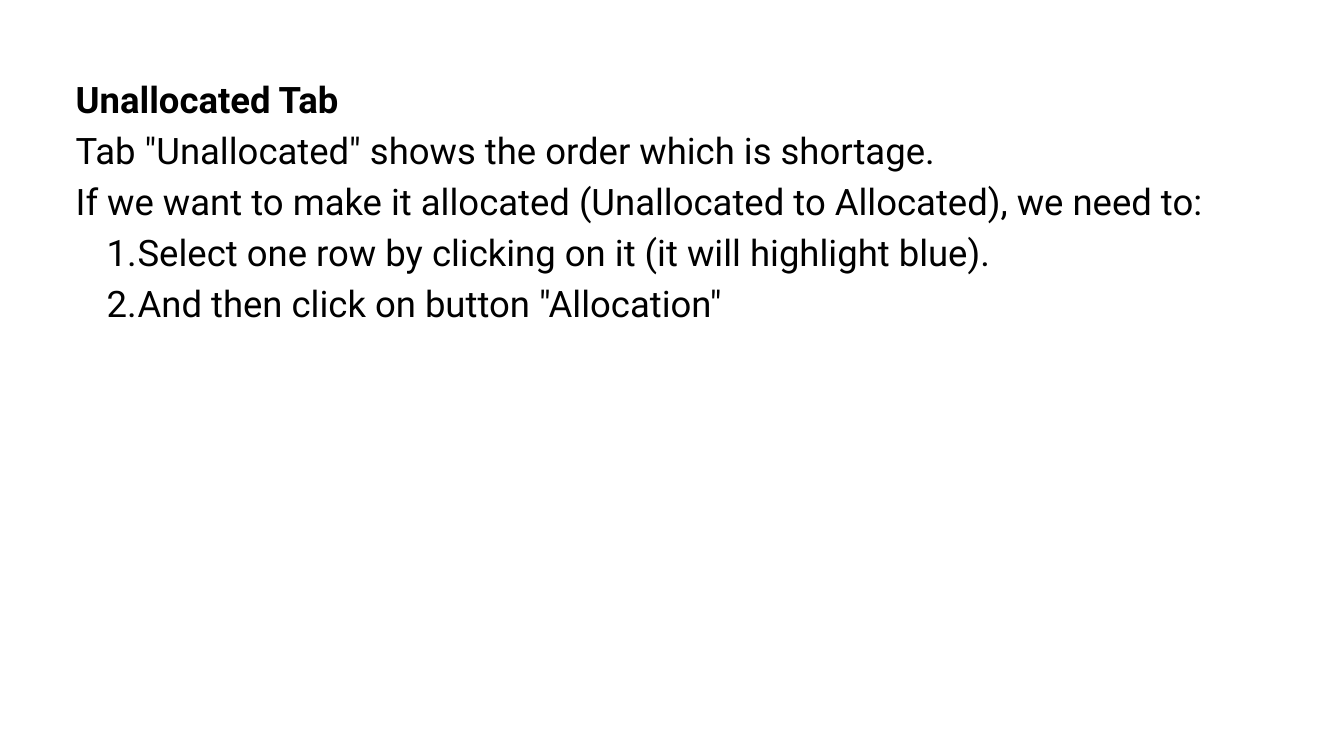
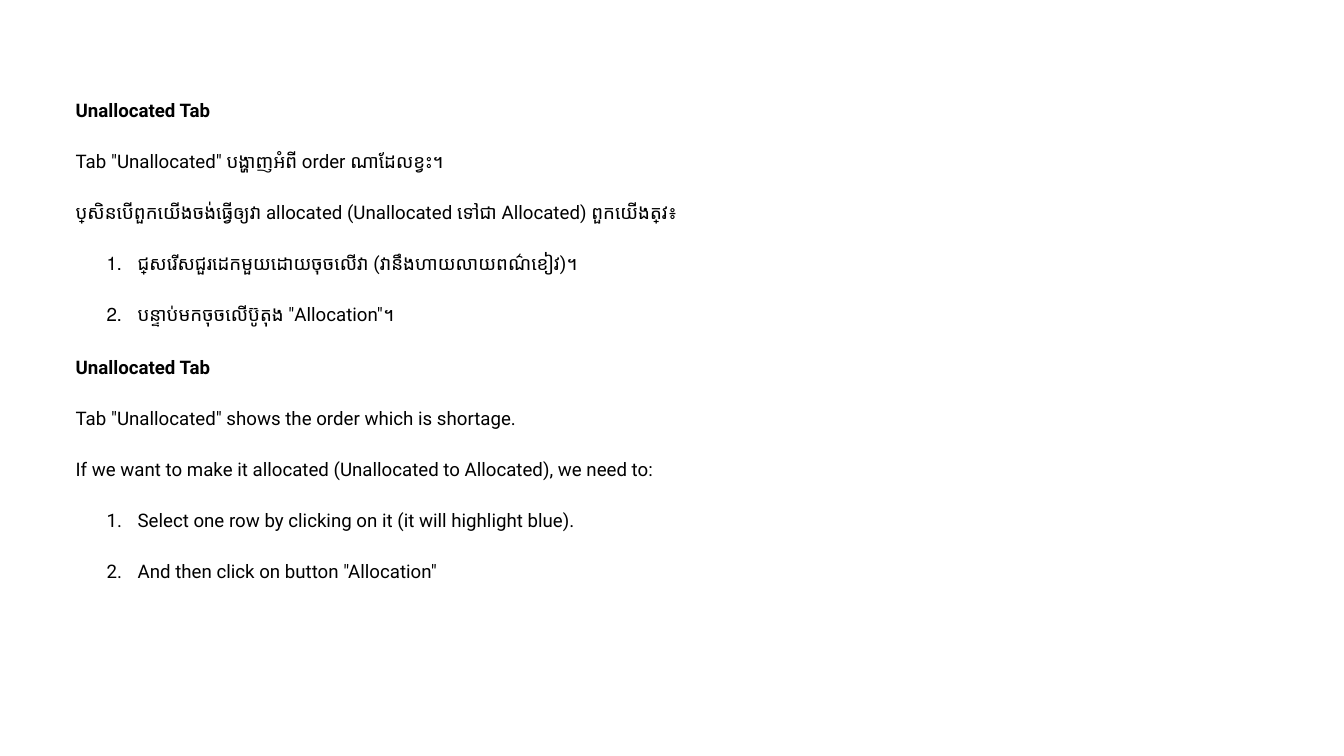
Before and after one commit to visalsing/cafe-khmaoch, a slide deck: slide 7 of src/assets/powerpoint/Stock Allocation.pptx. Drawn at 1344x756 pixels with LibreOffice and Linux fonts; fonts in the diff are those of the drawing. Boxes give left, top, right and bottom in pixels: in the first picture for what was removed or moved away, otherwise in the second. Text is boxed around its words. In the diff, an @@ line names an element or a change of style, - is before the commit and + after.

```diff
--- a/src/assets/powerpoint/Stock Allocation.pptx
+++ b/src/assets/powerpoint/Stock Allocation.pptx
@@ text added at [76,103,677,327], 20 pt, text #000000 @@
+Unallocated Tab
+Tab "Unallocated" បង្ហាញអំពី order ណាដែលខ្វះ។
+ប្រសិនបើពួកយើងចង់ធ្វើឲ្យវា allocated (Unallocated ទៅជា Allocated) ពួកយើងត្រូវ៖
+  1. ជ្រើសរើសជួរដេកមួយដោយចុចលើវា (វានឹងហាយលាយពណ៌ខៀវ)។
+  2. បន្ទាប់មកចុចលើប៊ូតុង "Allocation"។
@@ text "Unallocated Tab": place and size @@
-text "Unallocated Tab" at [76,85,1202,318]
+text "Unallocated Tab" at [76,360,653,579]
@@ text "Unallocated Tab" at [76,360,653,579]: size 39.1 to 20 pt @@
```
Also in this commit, not shown: 6 other slides changed, 33 other files.
